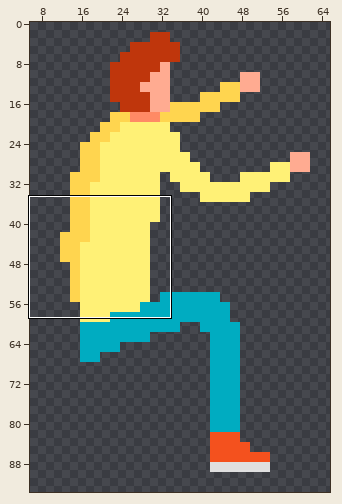
Sprite sheet, stored at behind-the-hydras-eyes/Visual Assets/New Assets/Office Scene Assets/Character/Alex.png. The first picture is a wide view before the edit; the outline marks the close-up.
Close-up. First the earlier version:
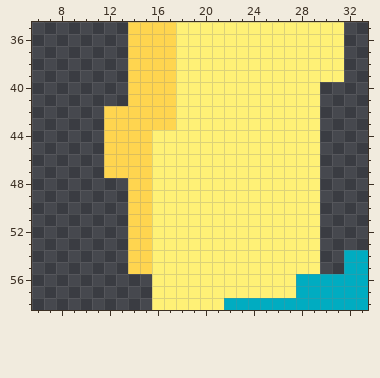
The file is 75x100 pixels. Shown: x 6..33, y 35..58. The wide view leaves out empty margins.
After the commit:
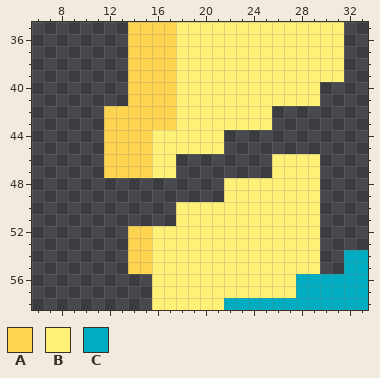
Palette (. is transparent): A #ffd54f  B #fff176  C #00acc1
From old to new:
The edit erases colour A in rows 48 to 51 at x 14 to 15.
The edit erases colour B in rows 42 to 43 at x 26 to 29; in rows 44 to 45 at x 22 to 29; in rows 46 to 47 at x 18 to 25; in rows 48 to 49 at x 16 to 21; in rows 50 to 51 at x 16 to 17.
Where, in picture pixels (left, top, right, bottom), the same in both close-ups:
erased: (128, 106, 320, 226)
